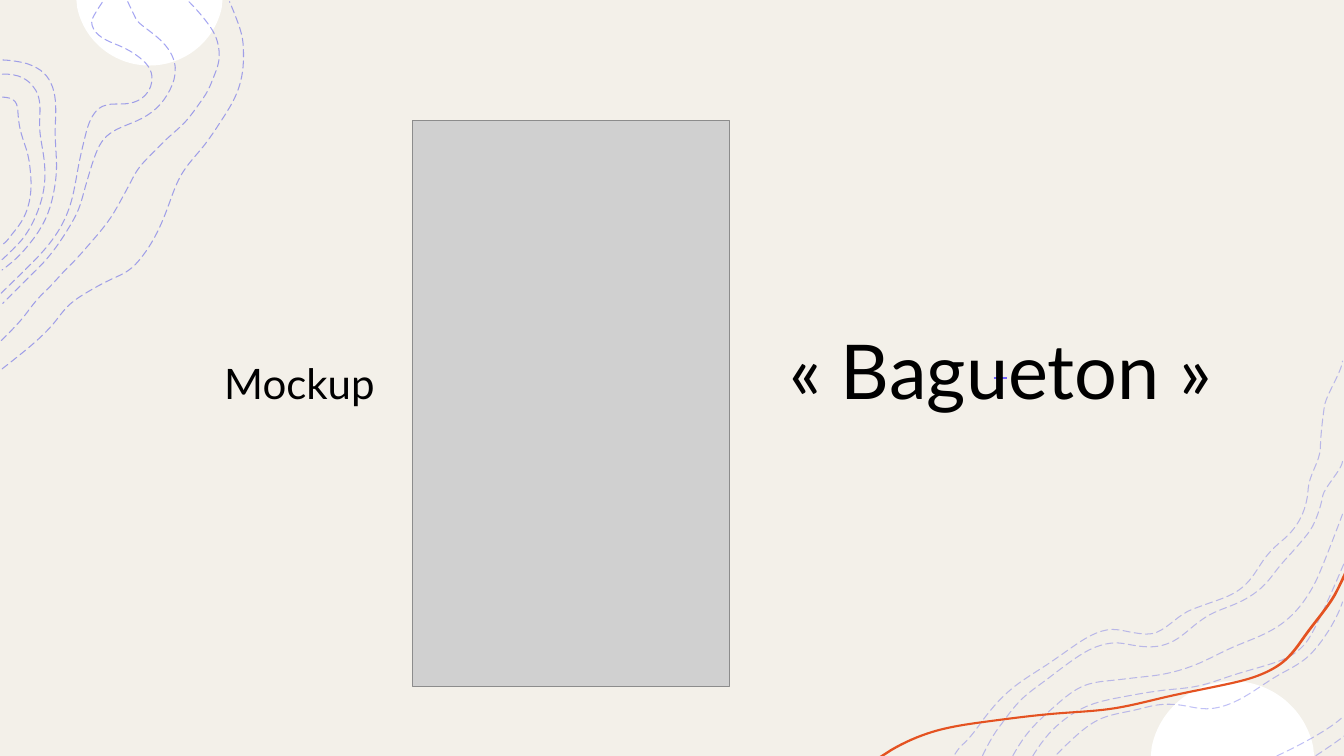
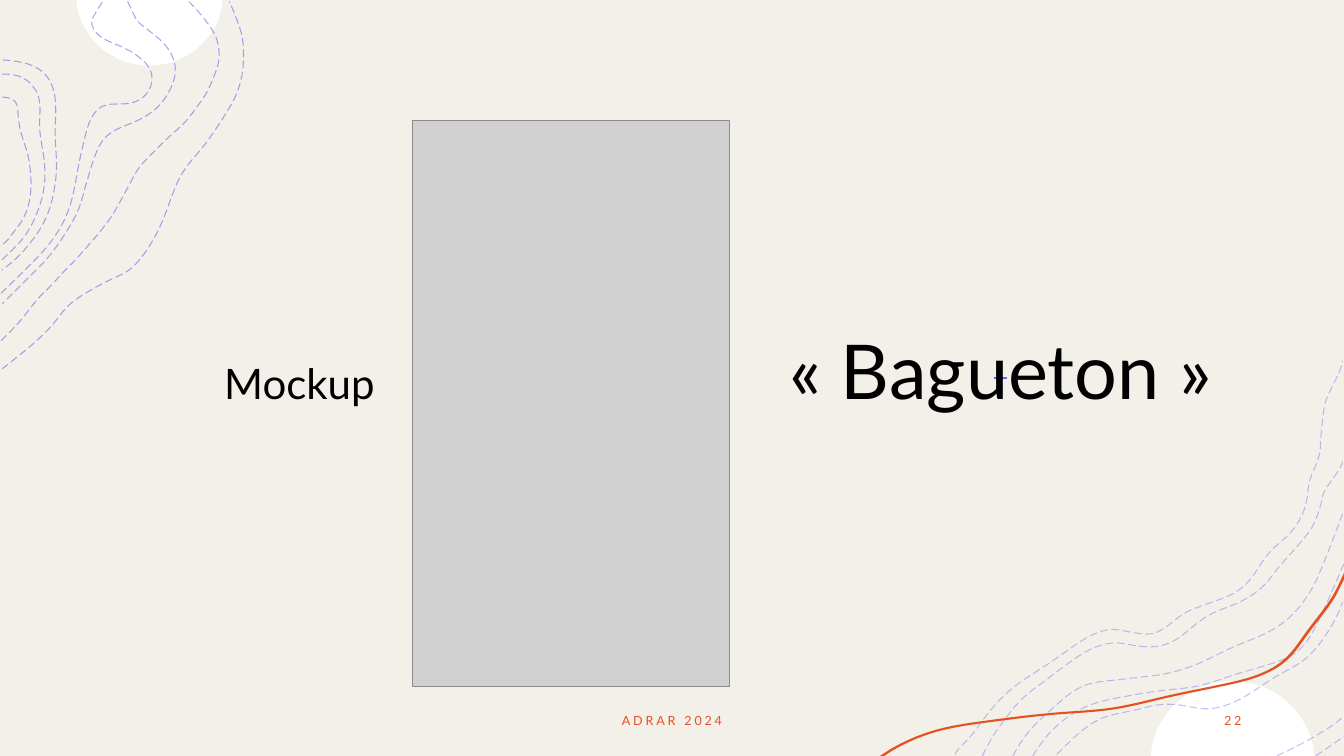
Before and after one commit to CedricSanchezGithub/fil_rouge, a slide deck: slide 22 of annexe/Présentation Orale English.pptx. Drawn at 1344x756 pixels with LibreOffice and Linux fonts; fonts in the diff are those of the drawing; grey boxes stand for pictures. Boxes give left, top, right and bottom in pixels: in the first picture for what was removed or moved away, otherwise in the second. Text is boxed around its words. In the diff, an @@ line names an element or a change of style, - is before the commit and + after.

```diff
--- a/annexe/Présentation Orale English.pptx
+++ b/annexe/Présentation Orale English.pptx
@@ text added at [622, 716, 722, 725], 9 pt, text #E45221 @@
+ADRAR 2024
@@ page number added at [1224, 716, 1241, 725], 9 pt, text #E45221 @@
+22
```
Also in this commit, not shown: 23 other slides changed, 2 other files.
